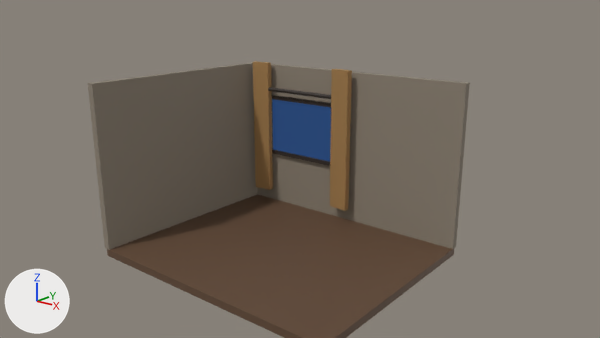
The Blender file Blender/CozyRoomDiorama/cozyroomdiorama.blend: old version first, new version second.
Before and after are seen from the file's camera 'Camera_Hero'. The axes (+X, +Y, +Z) are drawn at lower left. The lights are the same throughout. The first picture is the older version.

Names of what the first picture shows: 'Curtain_Left', 'Curtain_Right', 'Curtain_Rod', 'Floor', 'Wall_Back_Bottom', 'Wall_Back_Right', 'Wall_Back_Top', 'Wall_Left', 'Window_Glass' and 3 more.
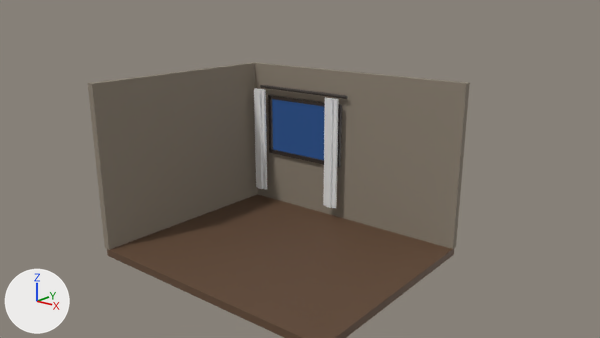
Changed parts and their boxes (x1, y1, x2, y2) in the pictures (600 x 338 px):
'Curtain_Right', recoloured, moved, rescaled, turned: before (330, 69, 352, 211); after (256, 89, 263, 189)
'Curtain_Left', recoloured, moved, rescaled: before (253, 61, 273, 190); after (254, 88, 258, 187)
'Curtain_R_2', added: after (326, 98, 333, 208)
'Curtain_R_3', added: after (331, 99, 339, 208)
'Curtain_L_3', added: after (261, 89, 267, 189)
'Curtain_Rod', moved: before (268, 87, 331, 99); after (260, 85, 348, 99)
'Curtain_R_1', added: after (323, 98, 328, 206)
'Wall_Back_Left', unchanged, uncovered by the edit: before (257, 64, 273, 198); after (255, 62, 273, 198)

The change, as a list of edits to the scene's bpy script:
```text
Change me_curtain_left_mesh:
    where me_curtain_left_mesh.from_pydata(...)  # 8 vertices, 6 faces; spans x -1.0..1.0, y -1.0..1.0, z -1.0..1.0
    remove me_curtain_left_mesh.materials.append(mat_mat_curtains_warm_material)  # brown #a27c4b
Change me_curtain_right_mesh:
    where me_curtain_right_mesh.from_pydata(...)  # 8 vertices, 6 faces; spans x -1.0..1.0, y -1.0..1.0, z -1.0..1.0
    remove me_curtain_right_mesh.materials.append(mat_mat_curtains_warm_material)  # brown #a27c4b
Change ob_curtain_left:
    ob_curtain_left.location: (-1.82, 1.6, 1.5) -> (-1.95, 1.57, 1.24)
    ob_curtain_left.scale: (0.18, 0.05, 1.25) -> (0.045, 0.02, 1.0)
Change ob_curtain_right:
    ob_curtain_right.rotation_euler: (0.0, 0.0, -0.08) -> (0.0, 0.0, 0.0)  # degrees (0, 0, -4.6) -> degrees (0, 0, 0)
    ob_curtain_right.location: (0.02, 1.6, 1.5) -> (-1.86, 1.55, 1.24)
    ob_curtain_right.scale: (0.18, 0.05, 1.25) -> (0.05, 0.035, 1.0)
Change ob_curtain_rod:
    ob_curtain_rod.location: (-0.9, 1.6, 2.26) -> (-0.9, 1.66, 2.28)
Add ob_curtain_r_3:
    ob_curtain_r_3 = bpy.data.objects.new('Curtain_R_3', me_curtain_right_mesh.copy())  # the mesh of ob_curtain_right
    ob_curtain_r_3.location = (-0.07, 1.57, 1.24)
    ob_curtain_r_3.scale = (0.045, 0.02, 1.0)
Add ob_curtain_r_2:
    ob_curtain_r_2 = bpy.data.objects.new('Curtain_R_2', me_curtain_right_mesh.copy())  # the mesh of ob_curtain_right
    ob_curtain_r_2.location = (-0.16, 1.55, 1.24)
    ob_curtain_r_2.scale = (0.05, 0.035, 1.0)
Add ob_curtain_r_1:
    ob_curtain_r_1 = bpy.data.objects.new('Curtain_R_1', me_curtain_right_mesh.copy())  # the mesh of ob_curtain_right
    ob_curtain_r_1.location = (-0.25, 1.57, 1.24)
    ob_curtain_r_1.scale = (0.045, 0.02, 1.0)
Add ob_curtain_l_3:
    ob_curtain_l_3 = bpy.data.objects.new('Curtain_L_3', me_curtain_right_mesh.copy())  # the mesh of ob_curtain_right
    ob_curtain_l_3.location = (-1.77, 1.57, 1.24)
    ob_curtain_l_3.scale = (0.045, 0.02, 1.0)
```
